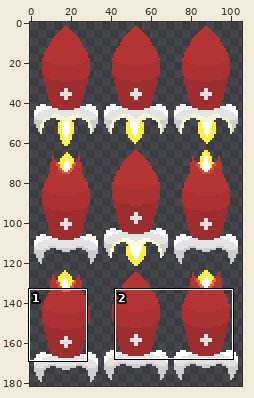
One commit to this sprite sheet: public/assets/sprite_rocket.png. The picture above shows the old version from afar; the outline marks the close-up.
Close-up. Earlier state:
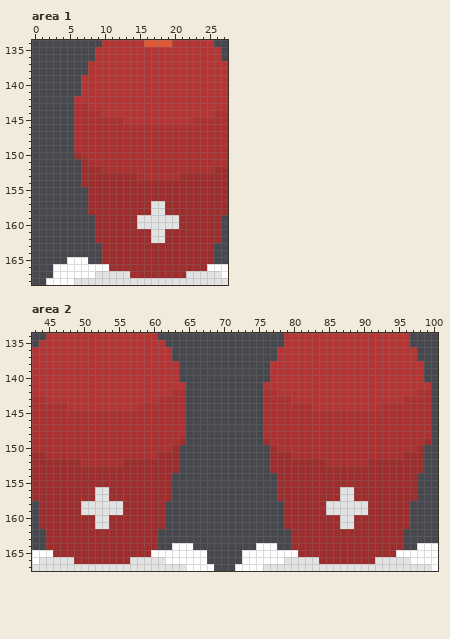
The file is 106x182 pixels. Colours within 5 levels of each other are drawn and written as one. Shown: area 1: x 0..27, y 134..168; area 2: x 43..100, y 134..167. The commit also changed other parts of the picture, which this record leaves out.
After the commit:
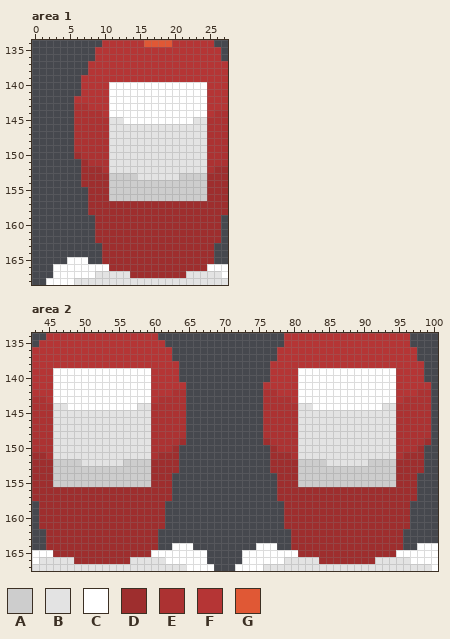
Palette (. is transparent): A #cdcdcd  B #e3e3e3  C #ffffff  D #9e2e2e  E #ac3232  F #b53535  G #e05835
What changed:
Area 1:
y 140..144: x 11..24 FFFFFFFFFFFFFF -> CCCCCCCCCCCCCC
y 145: x 11..24 EEFFFFFFFFFFEE -> BBCCCCCCCCCCBB
y 146..152: x 11..24 EEEEEEEEEEEEEE -> BBBBBBBBBBBBBB
y 153: x 11..24 DDDDEEEEEEDDDD -> AAAABBBBBBAAAA
y 154..156: x 11..24 DDDDDDDDDDDDDD -> AAAAAAAAAAAAAA
y 157..158: x 17..18 BB -> DD
y 159..160: x 15..20 BBBBBB -> DDDDDD
y 161..162: x 17..18 BB -> DD
Area 2:
y 139..143: x 46..59 FFFFFFFFFFFFFF -> CCCCCCCCCCCCCC; x 81..94 FFFFFFFFFFFFFF -> CCCCCCCCCCCCCC
y 144: x 46..59 EEFFFFFFFFFFEE -> BBCCCCCCCCCCBB; x 81..94 EEFFFFFFFFFFEE -> BBCCCCCCCCCCBB
y 145..151: x 46..59 EEEEEEEEEEEEEE -> BBBBBBBBBBBBBB; x 81..94 EEEEEEEEEEEEEE -> BBBBBBBBBBBBBB
y 152: x 46..59 DDDDEEEEEEDDDD -> AAAABBBBBBAAAA; x 81..94 DDDDEEEEEEDDDD -> AAAABBBBBBAAAA
y 153..155: x 46..59 DDDDDDDDDDDDDD -> AAAAAAAAAAAAAA; x 81..94 DDDDDDDDDDDDDD -> AAAAAAAAAAAAAA
y 156..157: x 52..53 BB -> DD; x 87..88 BB -> DD
y 158..159: x 50..55 BBBBBB -> DDDDDD; x 85..90 BBBBBB -> DDDDDD
y 160..161: x 52..53 BB -> DD; x 87..88 BB -> DD
Where, in picture pixels (left, top, right, bottom), the same in both close-ups:
changed: (109, 82, 207, 243)
changed: (53, 368, 151, 529)
changed: (298, 368, 396, 529)
